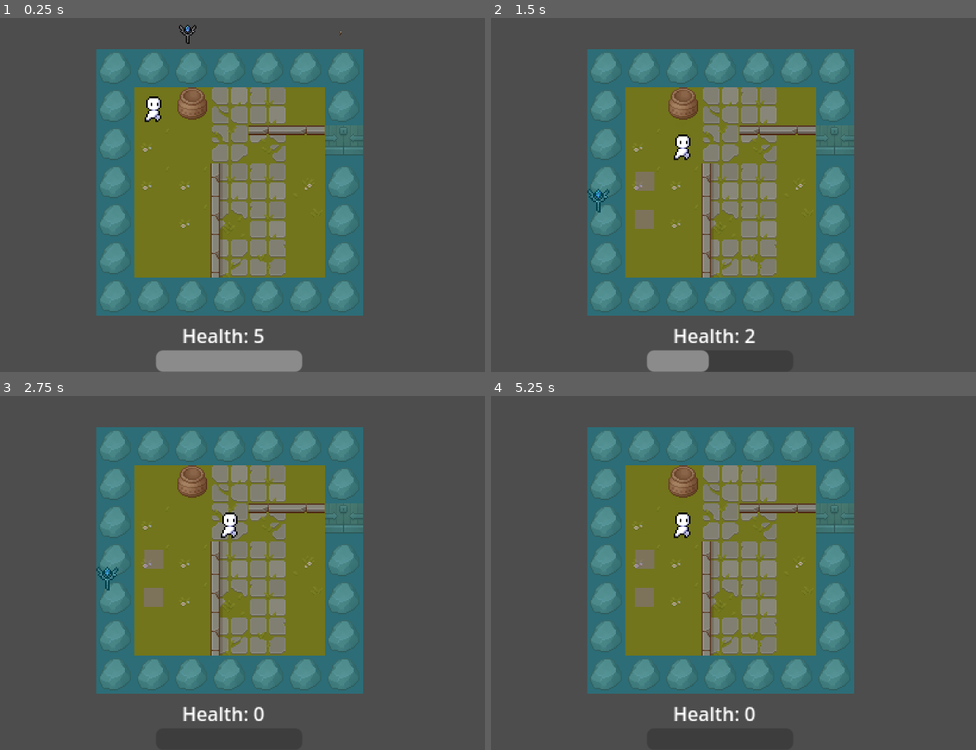
Above: before the commit, frames 1-4 (two rows, left to right).
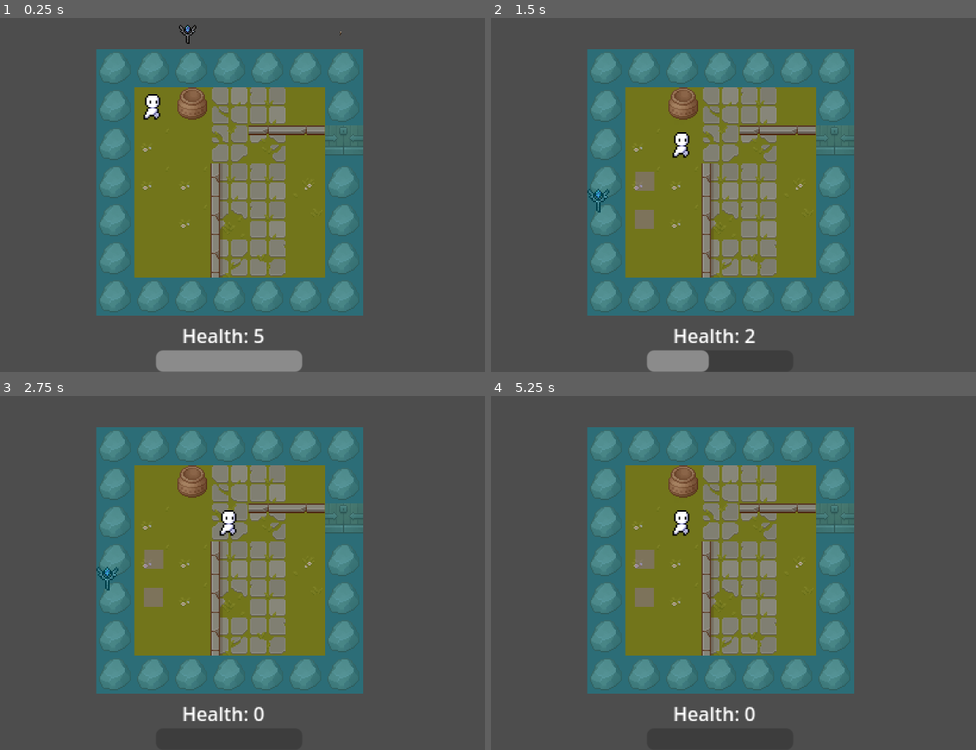
Above: after the commit, the same moments.

Repository: FranklinDAO-Dev-Team/ArcaneReveal
Game: Godot game, scene res://scenes/MAIN_FOLDER/main.tscn
Same seed, same stepped clock (60 frames per second), same inputs: the game is played once before the commit and once after it. Before the commit the project starts from res://scenes/MAIN FOLDER/main.tscn.
Inputs (mouse positions are in pixels of both pictures, inside the frame that each line leads up to):
- Up to frame 1 (0.25 s): no input
- Up to frame 2 (1.5 s): tap Enter (ui_accept) at 0.5, 0.77, 1.25 s; move the mouse to (680, 35) at 0.52 s; press the mouse at (680, 35) at 0.53 s; hold D (right) 0.53-1.28 s; move the mouse to (597, 202) at 1.27 s; release the mouse at (597, 202) at 1.28 s; hold S (down) from 1.28 s (still down); click (597, 202) at 1.35 s
- Up to frame 3 (2.75 s): tap Enter (ui_accept) at 1.52, 2 s; move the mouse to (291, 477) at 2.02 s; release S (down) at 2.03 s; press the mouse at (291, 477) at 2.03 s; hold D (right) from 2.03 s (still down)
- Up to frame 4 (5.25 s): tap Enter (ui_accept) at 2.75, 3.02, 3.5, 3.77, 4.25, 4.52 s; move the mouse to (689, 636) at 2.77 s; release D (right) at 2.78 s; release the mouse at (689, 636) at 2.78 s; hold W (up) 2.78-3.53 s; click (689, 636) at 2.85 s; move the mouse to (903, 615) at 3.52 s; press the mouse at (903, 615) at 3.53 s; hold A (left) 3.53-5.03 s; move the mouse to (539, 502) at 4.27 s; release the mouse at (539, 502) at 4.28 s; click (539, 502) at 4.35 s; move the mouse to (752, 558) at 5.02 s; press the mouse at (752, 558) at 5.03 s; hold S (down) from 5.03 s (still down)

The runs differ from the first frame. In frame 1, 0.2% of the frame differs, in the area x 29-34%, y 21-30%; in frame 2, 0.2%; in frame 3, 0.2%; in frame 4, 0.2%.

Commit message:
fixed MAIN_FOLDER

Diff:
--- a/godot/rumble4/project.godot
+++ b/godot/rumble4/project.godot
@@ -11,7 +11,7 @@
 [application]
 
 config/name="Test Game"
-run/main_scene="res://scenes/MAIN FOLDER/main.tscn"
+run/main_scene="res://scenes/MAIN_FOLDER/main.tscn"
 config/features=PackedStringArray("4.2", "Mobile")
 config/icon="res://assets/icon.svg"
 
--- a/godot/rumble4/scenes/ERIC/main.tscn
+++ b/godot/rumble4/scenes/ERIC/main.tscn
@@ -4,12 +4,12 @@
 [ext_resource type="Texture2D" uid="uid://gc1vmy2ygaye" path="res://assets/TX Tileset Grass.png" id="2_wqleh"]
 [ext_resource type="Texture2D" uid="uid://bjjbcxi8eile8" path="res://assets/TX Props.png" id="3_0itwc"]
 [ext_resource type="Texture2D" uid="uid://dkyeg85p5odma" path="res://assets/TX Tileset Wall.png" id="4_i0gnu"]
-[ext_resource type="PackedScene" uid="uid://cxad238frrfpd" path="res://scenes/MAIN FOLDER/player.tscn" id="5_kwx7n"]
+[ext_resource type="PackedScene" uid="uid://cxad238frrfpd" path="res://scenes/MAIN_FOLDER/player.tscn" id="5_kwx7n"]
 [ext_resource type="Script" path="res://scripts/player.gd" id="6_t02cc"]
-[ext_resource type="PackedScene" uid="uid://cnxfd2d7tr8gf" path="res://scenes/MAIN FOLDER/staff_1.tscn" id="7_ipfie"]
-[ext_resource type="PackedScene" uid="uid://c0jqedbw0tc32" path="res://scenes/MAIN FOLDER/platform.tscn" id="8_s5tpr"]
-[ext_resource type="PackedScene" uid="uid://cqb286r6k5iro" path="res://scenes/MAIN FOLDER/enemyv1.tscn" id="9_qyyqw"]
-[ext_resource type="PackedScene" uid="uid://p3gnew6isfuo" path="res://scenes/MAIN FOLDER/key.tscn" id="10_0vm7d"]
+[ext_resource type="PackedScene" uid="uid://cnxfd2d7tr8gf" path="res://scenes/MAIN_FOLDER/staff_1.tscn" id="7_ipfie"]
+[ext_resource type="PackedScene" uid="uid://c0jqedbw0tc32" path="res://scenes/MAIN_FOLDER/platform.tscn" id="8_s5tpr"]
+[ext_resource type="PackedScene" uid="uid://cqb286r6k5iro" path="res://scenes/MAIN_FOLDER/enemyv1.tscn" id="9_qyyqw"]
+[ext_resource type="PackedScene" uid="uid://dkdu7dpw4yb44" path="res://scenes/MAIN_FOLDER/key.tscn" id="10_0vm7d"]
 
 [sub_resource type="TileSetAtlasSource" id="TileSetAtlasSource_urmi2"]
 texture = ExtResource("2_wqleh")
--- a/godot/rumble4/scenes/JASON/main.tscn
+++ b/godot/rumble4/scenes/JASON/main.tscn
@@ -4,12 +4,12 @@
 [ext_resource type="Texture2D" uid="uid://gc1vmy2ygaye" path="res://assets/TX Tileset Grass.png" id="2_rtxjw"]
 [ext_resource type="Texture2D" uid="uid://bjjbcxi8eile8" path="res://assets/TX Props.png" id="3_6jgi4"]
 [ext_resource type="Texture2D" uid="uid://dkyeg85p5odma" path="res://assets/TX Tileset Wall.png" id="4_5lqkd"]
-[ext_resource type="PackedScene" uid="uid://cxad238frrfpd" path="res://scenes/MAIN FOLDER/player.tscn" id="5_0tft7"]
+[ext_resource type="PackedScene" uid="uid://cxad238frrfpd" path="res://scenes/MAIN_FOLDER/player.tscn" id="5_0tft7"]
 [ext_resource type="Script" path="res://scripts/player.gd" id="6_w336b"]
-[ext_resource type="PackedScene" uid="uid://cnxfd2d7tr8gf" path="res://scenes/MAIN FOLDER/staff_1.tscn" id="7_qm2qn"]
-[ext_resource type="PackedScene" uid="uid://c0jqedbw0tc32" path="res://scenes/MAIN FOLDER/platform.tscn" id="8_jhoiy"]
-[ext_resource type="PackedScene" uid="uid://cqb286r6k5iro" path="res://scenes/MAIN FOLDER/enemyv1.tscn" id="9_vdei1"]
-[ext_resource type="PackedScene" uid="uid://p3gnew6isfuo" path="res://scenes/MAIN FOLDER/key.tscn" id="10_vrd34"]
+[ext_resource type="PackedScene" uid="uid://cnxfd2d7tr8gf" path="res://scenes/MAIN_FOLDER/staff_1.tscn" id="7_qm2qn"]
+[ext_resource type="PackedScene" uid="uid://c0jqedbw0tc32" path="res://scenes/MAIN_FOLDER/platform.tscn" id="8_jhoiy"]
+[ext_resource type="PackedScene" uid="uid://cqb286r6k5iro" path="res://scenes/MAIN_FOLDER/enemyv1.tscn" id="9_vdei1"]
+[ext_resource type="PackedScene" uid="uid://dkdu7dpw4yb44" path="res://scenes/MAIN_FOLDER/key.tscn" id="10_vrd34"]
 
 [sub_resource type="TileSetAtlasSource" id="TileSetAtlasSource_urmi2"]
 texture = ExtResource("2_rtxjw")
--- a/godot/rumble4/scenes/JOEY/main.tscn
+++ b/godot/rumble4/scenes/JOEY/main.tscn
@@ -4,12 +4,12 @@
 [ext_resource type="Texture2D" uid="uid://gc1vmy2ygaye" path="res://assets/TX Tileset Grass.png" id="2_fshfo"]
 [ext_resource type="Texture2D" uid="uid://bjjbcxi8eile8" path="res://assets/TX Props.png" id="3_ij28k"]
 [ext_resource type="Texture2D" uid="uid://dkyeg85p5odma" path="res://assets/TX Tileset Wall.png" id="4_k0erv"]
-[ext_resource type="PackedScene" uid="uid://cxad238frrfpd" path="res://scenes/MAIN FOLDER/player.tscn" id="5_lt2b6"]
+[ext_resource type="PackedScene" uid="uid://cxad238frrfpd" path="res://scenes/MAIN_FOLDER/player.tscn" id="5_lt2b6"]
 [ext_resource type="Script" path="res://scripts/player.gd" id="6_foxog"]
-[ext_resource type="PackedScene" uid="uid://cnxfd2d7tr8gf" path="res://scenes/MAIN FOLDER/staff_1.tscn" id="7_762n3"]
-[ext_resource type="PackedScene" uid="uid://c0jqedbw0tc32" path="res://scenes/MAIN FOLDER/platform.tscn" id="8_hnpo2"]
-[ext_resource type="PackedScene" uid="uid://cqb286r6k5iro" path="res://scenes/MAIN FOLDER/enemyv1.tscn" id="9_ferh6"]
-[ext_resource type="PackedScene" uid="uid://p3gnew6isfuo" path="res://scenes/MAIN FOLDER/key.tscn" id="10_5ruhj"]
+[ext_resource type="PackedScene" uid="uid://cnxfd2d7tr8gf" path="res://scenes/MAIN_FOLDER/staff_1.tscn" id="7_762n3"]
+[ext_resource type="PackedScene" uid="uid://c0jqedbw0tc32" path="res://scenes/MAIN_FOLDER/platform.tscn" id="8_hnpo2"]
+[ext_resource type="PackedScene" uid="uid://cqb286r6k5iro" path="res://scenes/MAIN_FOLDER/enemyv1.tscn" id="9_ferh6"]
+[ext_resource type="PackedScene" uid="uid://dkdu7dpw4yb44" path="res://scenes/MAIN_FOLDER/key.tscn" id="10_5ruhj"]
 
 [sub_resource type="TileSetAtlasSource" id="TileSetAtlasSource_urmi2"]
 texture = ExtResource("2_fshfo")
--- a/godot/rumble4/scenes/MAIN FOLDER/main.tscn
+++ b/godot/rumble4/scenes/MAIN_FOLDER/main.tscn
@@ -3,13 +3,13 @@
 [ext_resource type="Script" path="res://scripts/main.gd" id="1_271xv"]
 [ext_resource type="Texture2D" uid="uid://gc1vmy2ygaye" path="res://assets/TX Tileset Grass.png" id="1_qxcb2"]
 [ext_resource type="Texture2D" uid="uid://bjjbcxi8eile8" path="res://assets/TX Props.png" id="2_46af0"]
-[ext_resource type="PackedScene" uid="uid://cxad238frrfpd" path="res://scenes/MAIN FOLDER/player.tscn" id="2_alpoj"]
+[ext_resource type="PackedScene" uid="uid://cxad238frrfpd" path="res://scenes/MAIN_FOLDER/player.tscn" id="2_alpoj"]
 [ext_resource type="Script" path="res://scripts/player.gd" id="3_lo65r"]
 [ext_resource type="Texture2D" uid="uid://dkyeg85p5odma" path="res://assets/TX Tileset Wall.png" id="3_mpu10"]
-[ext_resource type="PackedScene" uid="uid://c0jqedbw0tc32" path="res://scenes/MAIN FOLDER/platform.tscn" id="7_1bj0u"]
-[ext_resource type="PackedScene" uid="uid://cnxfd2d7tr8gf" path="res://scenes/MAIN FOLDER/staff_1.tscn" id="7_15n14"]
-[ext_resource type="PackedScene" uid="uid://p3gnew6isfuo" path="res://scenes/MAIN FOLDER/key.tscn" id="10_0s5jt"]
-[ext_resource type="PackedScene" uid="uid://cqb286r6k5iro" path="res://scenes/MAIN FOLDER/enemyv1.tscn" id="11_auewd"]
+[ext_resource type="PackedScene" uid="uid://c0jqedbw0tc32" path="res://scenes/MAIN_FOLDER/platform.tscn" id="7_1bj0u"]
+[ext_resource type="PackedScene" uid="uid://cnxfd2d7tr8gf" path="res://scenes/MAIN_FOLDER/staff_1.tscn" id="7_15n14"]
+[ext_resource type="PackedScene" uid="uid://dkdu7dpw4yb44" path="res://scenes/MAIN_FOLDER/key.tscn" id="10_0s5jt"]
+[ext_resource type="PackedScene" uid="uid://cqb286r6k5iro" path="res://scenes/MAIN_FOLDER/enemyv1.tscn" id="11_auewd"]
 
 [sub_resource type="TileSetAtlasSource" id="TileSetAtlasSource_urmi2"]
 texture = ExtResource("1_qxcb2")
--- a/godot/rumble4/scenes/JASON/player.tscn
+++ b/godot/rumble4/scenes/MAIN_FOLDER/player.tscn
@@ -64,10 +64,30 @@
 "duration": 1.0,
 "texture": SubResource("AtlasTexture_d4jja")
 }],
-"loop": true,
+"loop": false,
 "name": &"default",
 "speed": 6.0
 }]
+
+[sub_resource type="Animation" id="Animation_mfcfk"]
+resource_name = "shake"
+tracks/0/type = "value"
+tracks/0/imported = false
+tracks/0/enabled = true
+tracks/0/path = NodePath(".:animation")
+tracks/0/interp = 1
+tracks/0/loop_wrap = true
+tracks/0/keys = {
+"times": PackedFloat32Array(),
+"transitions": PackedFloat32Array(),
+"update": 1,
+"values": []
+}
+
+[sub_resource type="AnimationLibrary" id="AnimationLibrary_5aeoo"]
+_data = {
+"shake": SubResource("Animation_mfcfk")
+}
 
 [node name="Player" type="CharacterBody2D"]
 
@@ -76,8 +96,13 @@
 shape = SubResource("RectangleShape2D_2vxdc")
 
 [node name="AnimatedSprite2D" type="AnimatedSprite2D" parent="."]
-position = Vector2(15, 13)
+position = Vector2(14, 11)
 scale = Vector2(1.29167, 1.33333)
 sprite_frames = SubResource("SpriteFrames_w5nhf")
 frame = 4
 frame_progress = 0.940225
+
+[node name="Shake" type="AnimationPlayer" parent="AnimatedSprite2D"]
+libraries = {
+"": SubResource("AnimationLibrary_5aeoo")
+}
--- a/godot/rumble4/scenes/ZILE/main.tscn
+++ b/godot/rumble4/scenes/ZILE/main.tscn
@@ -1,15 +1,15 @@
-[gd_scene load_steps=18 format=3 uid="uid://yyjjbobf8680"]
+[gd_scene load_steps=18 format=3 uid="uid://gwohdk7esn2"]
 
 [ext_resource type="Script" path="res://scripts/main.gd" id="1_7w1vp"]
 [ext_resource type="Texture2D" uid="uid://gc1vmy2ygaye" path="res://assets/TX Tileset Grass.png" id="2_p5p7c"]
 [ext_resource type="Texture2D" uid="uid://bjjbcxi8eile8" path="res://assets/TX Props.png" id="3_s4cwm"]
 [ext_resource type="Texture2D" uid="uid://dkyeg85p5odma" path="res://assets/TX Tileset Wall.png" id="4_j2bji"]
-[ext_resource type="PackedScene" uid="uid://cxad238frrfpd" path="res://scenes/MAIN FOLDER/player.tscn" id="5_l83kw"]
+[ext_resource type="PackedScene" uid="uid://cxad238frrfpd" path="res://scenes/MAIN_FOLDER/player.tscn" id="5_l83kw"]
 [ext_resource type="Script" path="res://scripts/player.gd" id="6_o31r7"]
-[ext_resource type="PackedScene" uid="uid://cnxfd2d7tr8gf" path="res://scenes/MAIN FOLDER/staff_1.tscn" id="7_v4tj5"]
-[ext_resource type="PackedScene" uid="uid://c0jqedbw0tc32" path="res://scenes/MAIN FOLDER/platform.tscn" id="8_kijik"]
-[ext_resource type="PackedScene" uid="uid://cqb286r6k5iro" path="res://scenes/MAIN FOLDER/enemyv1.tscn" id="9_dciho"]
-[ext_resource type="PackedScene" uid="uid://p3gnew6isfuo" path="res://scenes/MAIN FOLDER/key.tscn" id="10_bknhy"]
+[ext_resource type="PackedScene" uid="uid://cnxfd2d7tr8gf" path="res://scenes/MAIN_FOLDER/staff_1.tscn" id="7_v4tj5"]
+[ext_resource type="PackedScene" uid="uid://c0jqedbw0tc32" path="res://scenes/MAIN_FOLDER/platform.tscn" id="8_kijik"]
+[ext_resource type="PackedScene" uid="uid://cqb286r6k5iro" path="res://scenes/MAIN_FOLDER/enemyv1.tscn" id="9_dciho"]
+[ext_resource type="PackedScene" uid="uid://dkdu7dpw4yb44" path="res://scenes/MAIN_FOLDER/key.tscn" id="10_bknhy"]
 
 [sub_resource type="TileSetAtlasSource" id="TileSetAtlasSource_urmi2"]
 texture = ExtResource("2_p5p7c")
Renamed: godot/rumble4/scenes/MAIN FOLDER/enemyv1.tscn -> godot/rumble4/scenes/MAIN_FOLDER/enemyv1.tscn
Not shown: 2 places in godot/rumble4/scenes/MAIN_FOLDER/key.tscn that only renumber resources
Renamed: godot/rumble4/scenes/MAIN FOLDER/platform.tscn -> godot/rumble4/scenes/MAIN_FOLDER/platform.tscn
Not shown: 1 places in godot/rumble4/scenes/MAIN_FOLDER/player.tscn that only renumber resources
Renamed: godot/rumble4/scenes/MAIN FOLDER/slot.tscn -> godot/rumble4/scenes/MAIN_FOLDER/slot.tscn
Renamed: godot/rumble4/scenes/MAIN FOLDER/staff_1.tscn -> godot/rumble4/scenes/MAIN_FOLDER/staff_1.tscn
